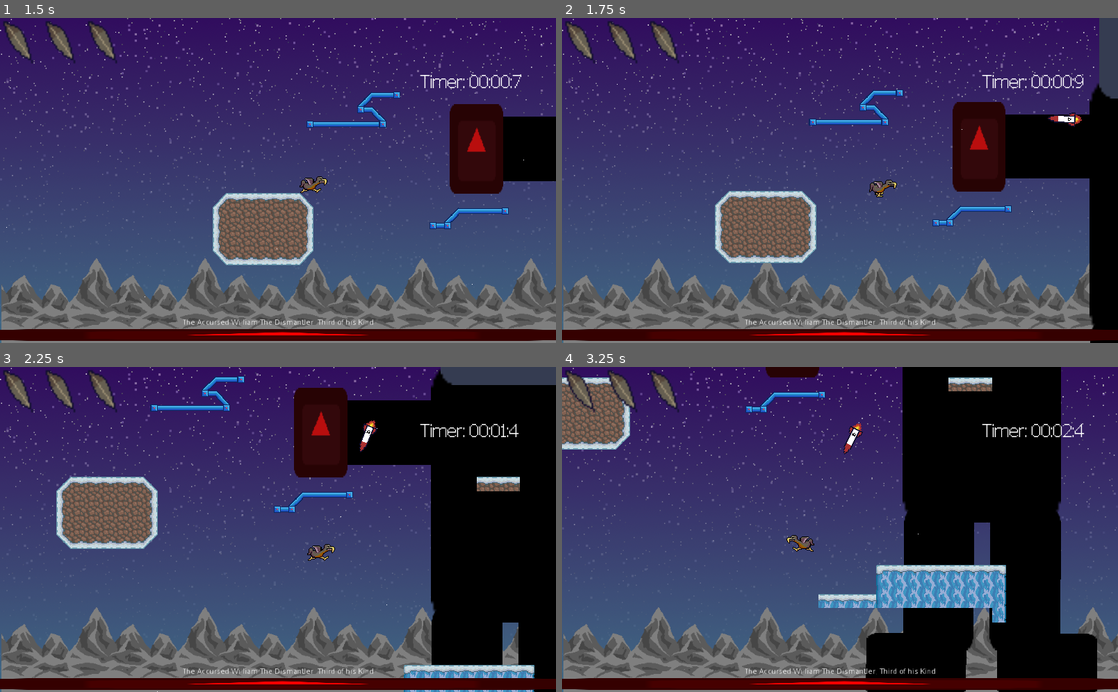
Above: before the commit, frames 1-4 (two rows, left to right).
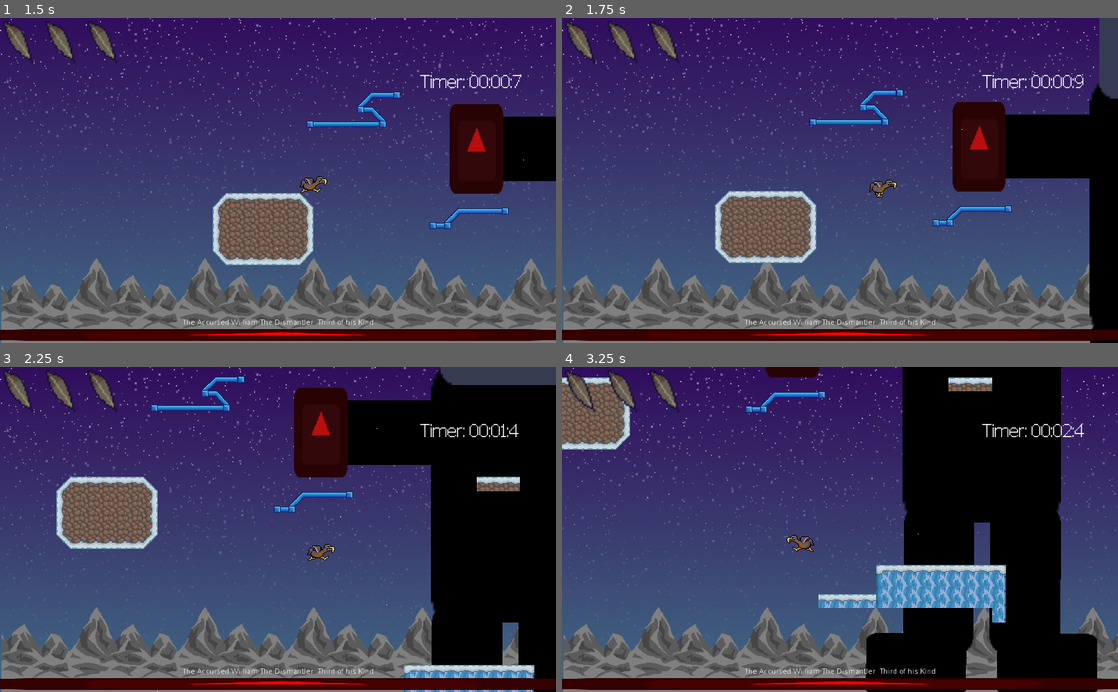
Above: after the commit, the same moments.

Repository: Struckdown/GDQ2021
Game: Godot game, scene res://MainMenu.tscn
Same seed, same stepped clock (60 frames per second), same inputs: the game is played once before the commit and once after it. The engine's default icon, where the game draws it, is replaced by a stand-in: a white triangle on a blue panel in a dark square. Sound files missing from this copy of the repository are replaced by a short silence.
Inputs:
- Up to frame 1 (1.5 s): click "Play" at 0.5 s; hold D (right) from 1.28 s (still down); tap Shift (dash) at 1.35 s
- Up to frame 2 (1.75 s): keep holding D (right); tap Space (jump) at 1.52 s
- Up to frame 3 (2.25 s): keep holding D (right); tap Shift (dash) at 2.1 s
- Up to frame 4 (3.25 s): tap Space (jump) at 2.27 s; release D (right) at 2.78 s; hold A (left) from 2.78 s (still down); tap Shift (dash) at 2.85 s

Frame 1 is identical in both runs. In frame 2, 0.1% of the frame differs, in the area x 87-94%, y 29-34%; in frame 3, 0.1%; in frame 4, 0.2%, in the area x 50-55%, y 17-27%.

Commit message:
Added YOU DIED bg and updated font

Diff:
--- a/MainLevel.tscn
+++ b/MainLevel.tscn
@@ -6,7 +6,6 @@
 [ext_resource path="res://Mechs/BossHp.tscn" type="PackedScene" id=4]
 [ext_resource path="res://BGM/GDQ - 2021 - BGM Phase 1 - Intro.mp3" type="AudioStream" id=5]
 [ext_resource path="res://MainLevel.gd" type="Script" id=6]
-[ext_resource path="res://Projectiles/Missile.tscn" type="PackedScene" id=7]
 [ext_resource path="res://WorkingPauseMenu.tscn" type="PackedScene" id=8]
 [ext_resource path="res://Mechs/KillerDutchMech.tscn" type="PackedScene" id=9]
 [ext_resource path="res://Timer.tscn" type="PackedScene" id=10]
@@ -60,10 +59,6 @@
 
 [node name="Pause" parent="CanvasLayer" instance=ExtResource( 8 )]
 
-[node name="GameOver" parent="CanvasLayer" instance=ExtResource( 11 )]
-margin_right = 1024.0
-margin_bottom = 600.0
-
 [node name="Timer" parent="CanvasLayer" instance=ExtResource( 10 )]
 mouse_filter = 2
 
@@ -96,12 +91,13 @@
 margin_bottom = -570.0
 mouse_filter = 2
 
+[node name="GameOver" parent="CanvasLayer" instance=ExtResource( 11 )]
+margin_right = 1024.0
+mouse_filter = 2
+
 [node name="BGM" type="AudioStreamPlayer" parent="."]
 stream = ExtResource( 5 )
 autoplay = true
-
-[node name="Missile" parent="." instance=ExtResource( 7 )]
-position = Vector2( 846.164, 71.1846 )
 
 [node name="KillerDutchMech" parent="." instance=ExtResource( 9 )]
 position = Vector2( 1132.71, -366.651 )
--- a/Projectiles/Missile.tscn
+++ b/Projectiles/Missile.tscn
@@ -44,7 +44,6 @@
 
 [node name="AudioStreamPlayer" type="AudioStreamPlayer2D" parent="."]
 stream = ExtResource( 3 )
-volume_db = -20.0
 max_distance = 3000.0
 
 [node name="ExplosionTimer" type="Timer" parent="."]
--- a/UI/GameOver.gd
+++ b/UI/GameOver.gd
@@ -1,4 +1,4 @@
-extends CenterContainer
+extends Control
 
 var played = false
 
@@ -14,5 +14,4 @@
 func startGameOver():
 	if not played:
 		played = true
-		$AnimationPlayer.play("display")
-		$AudioStreamPlayer.play()
+		$CenterContainer/AnimationPlayer.play("display")
--- a/UI/GameOver.tscn
+++ b/UI/GameOver.tscn
@@ -1,14 +1,17 @@
-[gd_scene load_steps=6 format=2]
+[gd_scene load_steps=7 format=2]
 
-[ext_resource path="res://Font/PixelFJVerdana12pt.ttf" type="DynamicFontData" id=1]
+[ext_resource path="res://icon.png" type="Texture" id=1]
 [ext_resource path="res://UI/GameOver.gd" type="Script" id=2]
 [ext_resource path="res://SFX/Oof 1.mp3" type="AudioStream" id=3]
+[ext_resource path="res://Font/times-new-roman.ttf" type="DynamicFontData" id=4]
 
 [sub_resource type="DynamicFont" id=1]
-font_data = ExtResource( 1 )
+size = 48
+font_data = ExtResource( 4 )
 
 [sub_resource type="Animation" id=2]
 resource_name = "display"
+length = 4.0
 tracks/0/type = "value"
 tracks/0/path = NodePath(".:visible")
 tracks/0/interp = 1
@@ -16,7 +19,7 @@
 tracks/0/imported = false
 tracks/0/enabled = true
 tracks/0/keys = {
-"times": PoolRealArray( 0, 0.1 ),
+"times": PoolRealArray( 0, 1.6 ),
 "transitions": PoolRealArray( 1, 1 ),
 "update": 1,
 "values": [ false, true ]
@@ -28,29 +31,97 @@
 tracks/1/imported = false
 tracks/1/enabled = true
 tracks/1/keys = {
-"times": PoolRealArray( 0.1, 1 ),
+"times": PoolRealArray( 1.6, 4 ),
 "transitions": PoolRealArray( 1, 1 ),
 "update": 0,
 "values": [ Color( 1, 1, 1, 0 ), Color( 1, 1, 1, 1 ) ]
 }
+tracks/2/type = "value"
+tracks/2/path = NodePath("../BackGround:modulate")
+tracks/2/interp = 1
+tracks/2/loop_wrap = true
+tracks/2/imported = false
+tracks/2/enabled = true
+tracks/2/keys = {
+"times": PoolRealArray( 0.1, 1, 4 ),
+"transitions": PoolRealArray( 1, 1, 1 ),
+"update": 0,
+"values": [ Color( 0, 0, 0, 0 ), Color( 0, 0, 0, 1 ), Color( 0, 0, 0, 1 ) ]
+}
+tracks/3/type = "value"
+tracks/3/path = NodePath("../BackGround:visible")
+tracks/3/interp = 1
+tracks/3/loop_wrap = true
+tracks/3/imported = false
+tracks/3/enabled = true
+tracks/3/keys = {
+"times": PoolRealArray( 0, 0.1 ),
+"transitions": PoolRealArray( 1, 1 ),
+"update": 1,
+"values": [ false, true ]
+}
+tracks/4/type = "audio"
+tracks/4/path = NodePath("AudioStreamPlayer")
+tracks/4/interp = 1
+tracks/4/loop_wrap = true
+tracks/4/imported = false
+tracks/4/enabled = true
+tracks/4/keys = {
+"clips": [ {
+"end_offset": 0.0,
+"start_offset": 0.0,
+"stream": ExtResource( 3 )
+} ],
+"times": PoolRealArray( 2 )
+}
 
-[node name="GameOver" type="CenterContainer"]
-visible = false
-modulate = Color( 1, 1, 1, 0 )
+[node name="GameOver" type="Control"]
+margin_right = 1023.0
+margin_bottom = 600.0
 script = ExtResource( 2 )
 __meta__ = {
 "_edit_use_anchors_": false
 }
 
-[node name="GameOverLbl" type="Label" parent="."]
-margin_right = 148.0
-margin_bottom = 36.0
+[node name="BackGround" type="TextureRect" parent="."]
+visible = false
+modulate = Color( 0, 0, 0, 0.666667 )
+anchor_right = 1.0
+anchor_bottom = 1.0
+margin_left = -77.0
+margin_top = -61.0
+margin_right = 65.0
+margin_bottom = 24.0
+size_flags_horizontal = 3
+size_flags_vertical = 3
+texture = ExtResource( 1 )
+expand = true
+__meta__ = {
+"_edit_use_anchors_": false
+}
+
+[node name="CenterContainer" type="CenterContainer" parent="."]
+visible = false
+modulate = Color( 1, 1, 1, 0 )
+anchor_right = 1.003
+anchor_bottom = 1.003
+margin_right = -0.0689697
+margin_bottom = 0.200012
+__meta__ = {
+"_edit_use_anchors_": false
+}
+
+[node name="GameOverLbl" type="Label" parent="CenterContainer"]
+margin_left = 397.0
+margin_top = 274.0
+margin_right = 629.0
+margin_bottom = 328.0
 custom_fonts/font = SubResource( 1 )
 custom_colors/font_color = Color( 1, 0, 0, 1 )
 text = "YOU DIED"
 
-[node name="AnimationPlayer" type="AnimationPlayer" parent="."]
+[node name="AnimationPlayer" type="AnimationPlayer" parent="CenterContainer"]
 anims/display = SubResource( 2 )
 
-[node name="AudioStreamPlayer" type="AudioStreamPlayer" parent="."]
+[node name="AudioStreamPlayer" type="AudioStreamPlayer" parent="CenterContainer"]
 stream = ExtResource( 3 )
--- a/project.godot
+++ b/project.godot
@@ -66,6 +66,7 @@
 pause={
 "deadzone": 0.5,
 "events": [ Object(InputEventKey,"resource_local_to_scene":false,"resource_name":"","device":0,"alt":false,"shift":false,"control":false,"meta":false,"command":false,"pressed":false,"scancode":80,"unicode":0,"echo":false,"script":null)
+, Object(InputEventKey,"resource_local_to_scene":false,"resource_name":"","device":0,"alt":false,"shift":false,"control":false,"meta":false,"command":false,"pressed":false,"scancode":16777217,"unicode":0,"echo":false,"script":null)
  ]
 }
 Pause={
Binary file added: Font/times-new-roman.ttf
Not shown: 1 places in MainLevel.tscn that only renumber resources
